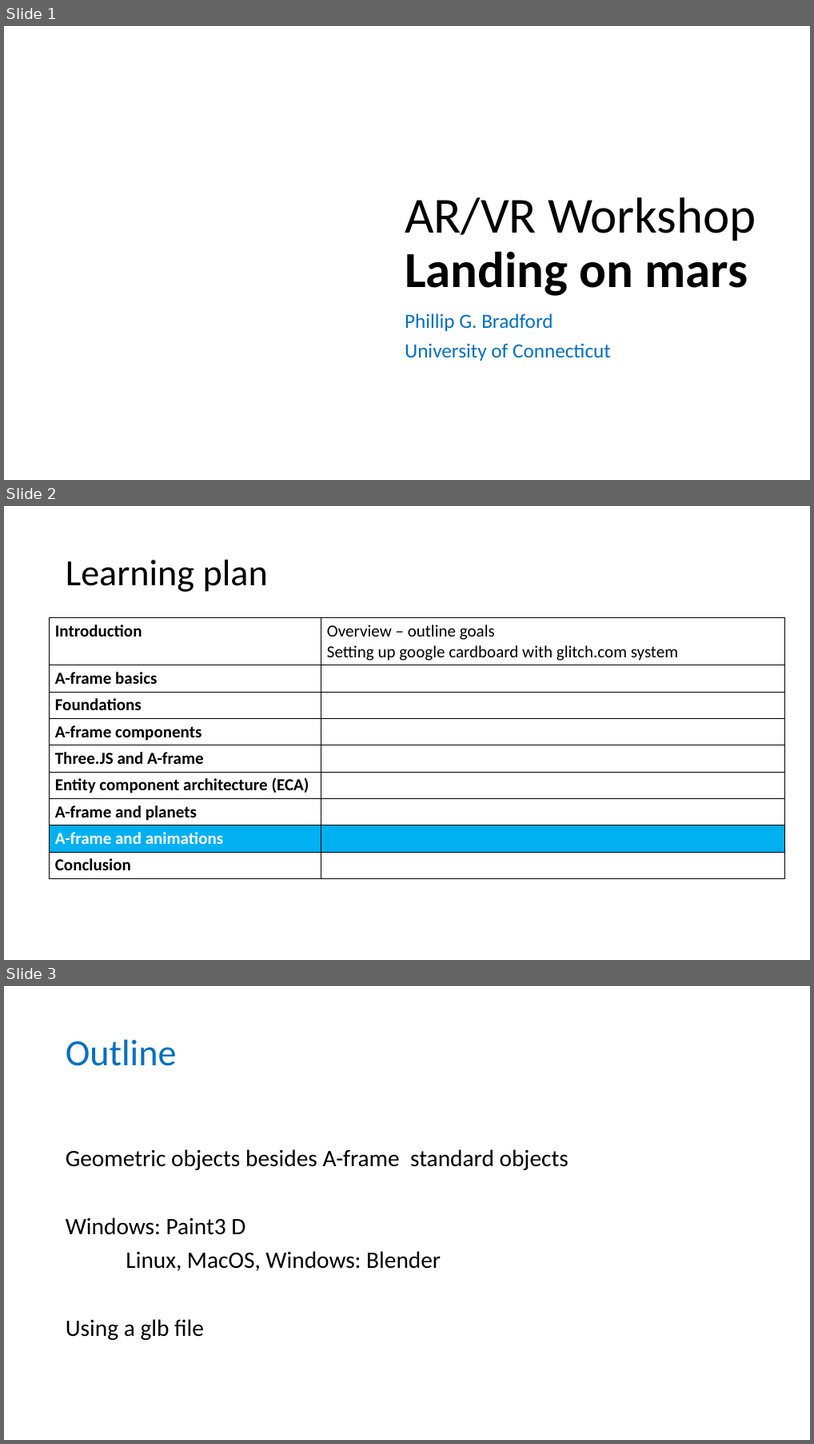
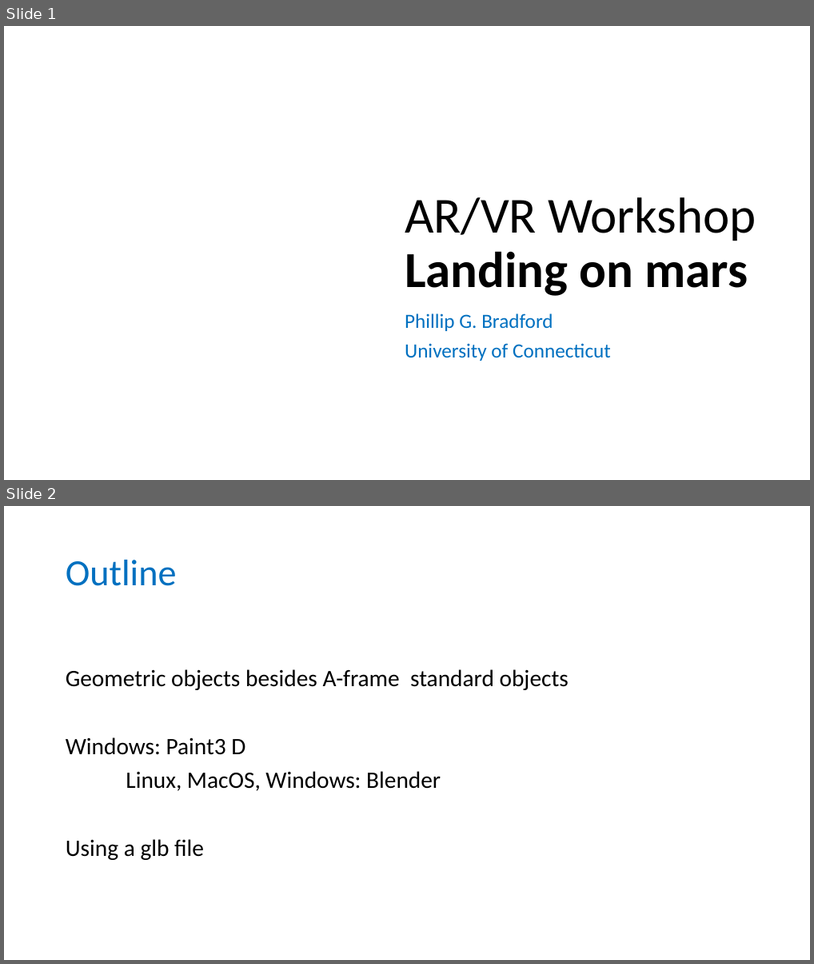
Before and after one commit to wonder-phil/UEMCON-2025, a slide deck: p07/A-frame-additional-geom-objects.pptx. Shown one above the other, each under a label of ours: slides 1, 2 and 3 before the commit, slides 1 and 2 after it. The pictures are 814x1444 and 814x964 pixels, drawn with LibreOffice and Linux fonts; fonts in the diff are those of the drawing; background and template pictures are left out. Boxes give left, top, right and bottom in pixels: in the first picture for what was removed or moved away, otherwise in the second. Text is boxed around its words. In the diff, an @@ line names an element or a change of style, - is before the commit and + after.

```diff
--- a/p07/A-frame-additional-geom-objects.pptx
+++ b/p07/A-frame-additional-geom-objects.pptx
@@ slide 2 removed at [4, 506, 810, 960], background #FFFFFF @@
@@ title removed at [66, 560, 268, 592] @@
-Learning plan
@@ table removed at [49, 618, 785, 874], 9 rows, 2 columns @@
-Introduction | Overview – outline goals / Setting up google cardboard with glitch.com system
-A-frame basics | 
-Foundations | 
-A-frame components | 
-Three.JS and A-frame | 
-Entity component architecture (ECA) | 
-A-frame and planets | 
-A-frame and animations | 
-Conclusion | 
@@ what was slide 3 is now slide 2 @@
```
Also in this commit, not shown: 8 other files.
